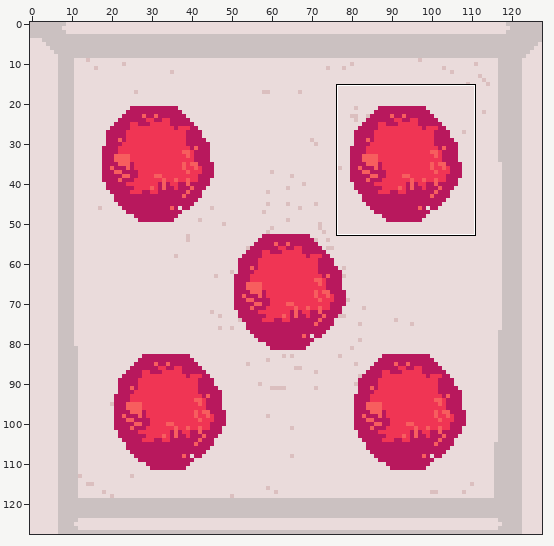
Sprite sheet -- assets/dice faces/d5.png. Above, an overview of the earlier version with the close-up marked.
Close-up. The starting point:
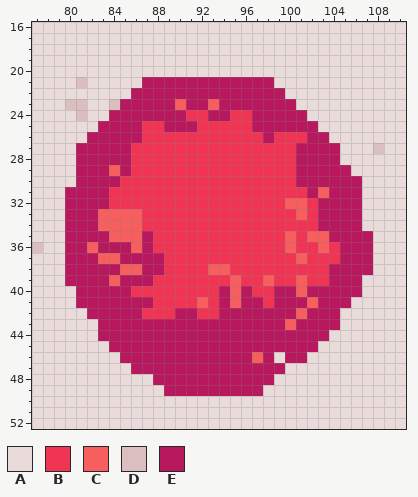
The file is 128x128 pixels. Shown: x 77..110, y 16..52. The commit also changed other parts of the picture, which this record leaves out.
Palette (. is transparent): A #eadbdb  B #f03554  C #f75e5e  D #dbbfbf  E #b8185d
Pixels before, first column x 77:
16 AAAAAAAAAAAAAAAAAAAAAAAAAAAAAAAAAA
17 AAAAAAAAAAAAAAAAAAAAAAAAAAAAAAAAAA
18 AAAAAAAAAAAAAAAAAAAAAAAAAAAAAAAAAA
19 AAAAAAAAAAAAAAAAAAAAAAAAAAAAAAAAAA
20 AAAAAAAAAAAAAAAAAAAAAAAAAAAAAAAAAA
21 AAAADAAAAAEEEEEEEEEEEEAAAAAAAAAAAA
22 AAAAAAAAAEEEEEEEEEEEEEEAAAAAAAAAAA
23 AAADDAADEEEEECEECEEEEEEEAAAAAAAAAA
24 AAAADAAEEEEEEEBBEEBBEEEEEAAAAAAAAA
25 AAAAAAEEEEBBEEEBBBBBEEEEEEAAAAAAAA
26 AAAAAEEEEEBBBBBBBBBBBEBBBEEAAAAAAA
27 AAAAEEEEEBBBBBBBBBBBBBBBEEEEAAADAA
28 AAAAEEEEEBBBBBBBBBBBBBBBEEEEAAAAAA
29 AAAAEEECEBBBBBBBBBBBBBBBEEEEEAAAAA
30 AAAAEEEEBBBBBBBBBBBBBBBBEEEEEEAAAA
31 AAAEEEEBBBBBBBBBBBBBBBBBBECEEEAAAA
32 AAAEEEEBBBBBBBBBBBBBBBBCCBEEEEAAAA
33 AAAEEECCCCBBBBBBBBBBBBBBCBEEEEAAAA
34 AAAEEECCCCBBBBBBBBBBBBBBBBEEEEAAAA
35 AAAEEEECCCEBBBBBBBBBBBBCBCCEEEEAAA
36 DAAEECEEECEBBBBBBBBBBBBCBBCBEEEAAA
37 AAAEEECCEEEEBBBBBBBBBBBBCBBBEEEAAA
38 AAAEEEEECCEEBBBBCCBBBBBBBBBEEEEAAA
39 AAAEEEECEEEBBBBBBBCBBCBBCBBEEEAAAA
40 AAAAEEEEEBBBBBBBBECEBBEECEEEEEAAAA
41 AAAAEEEEEEEBBBBCBECEEBEEECEEEAAAAA
42 AAAAAEEEEEBBBEEBBEEEEEEECEEEAAAAAA
43 AAAAAAEEEEEEEEEEEEEEEEECEEEEAAAAAA
44 AAAAAAEEEEEEEEEEEEEEEEEEEEEAAAAAAA
45 AAAAAAAEEEEEEEEEEEEEEEEEEEAAAAAAAA
46 AAAAAAAAEEEEEEEEEEEECEAEEAAAAAAAAA
47 AAAAAAAAAEEEEEEEEEEEEEEAAAAAAAAAAA
48 AAAAAAAAAAAEEEEEEEEEEEAAAAAAAAAAAA
49 AAAAAAAAAAAAEEEEEEEEEAAAAAAAAAAAAA
50 AAAAAAAAAAAAAAAAAAAAAAAAAAAAAAAAAA
51 AAAAAAAAAAAAAAAAAAAAAAAAAAAAAAAAAA
52 AAAAAAAAAAAAAAAAAAAAAAAAAAAAAAAAAA
The same view after the edit:
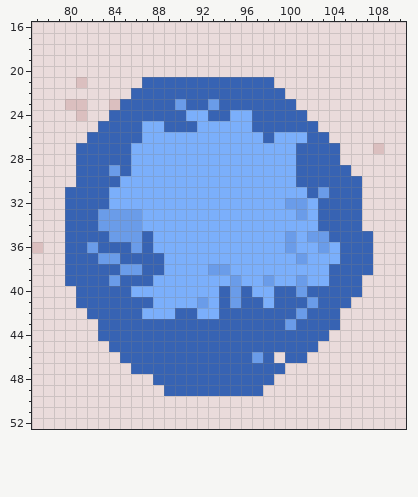
From old to new:
colour B: #f03554 -> #7baffb
colour C: #f75e5e -> #6a9ce9
colour E: #b8185d -> #3763b3
Changed places in both close-ups, as pixel boxes (x1, y1, x2, y2):
changed: (65, 77, 373, 396)
